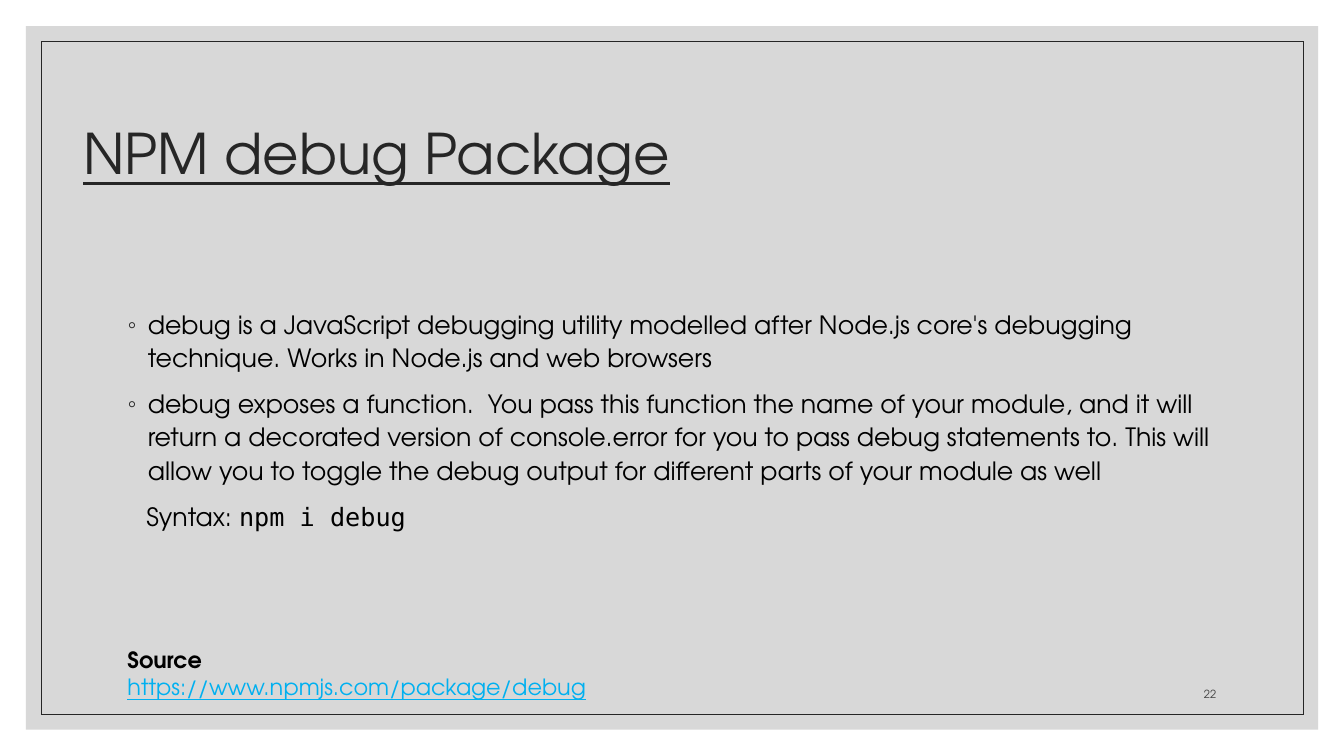
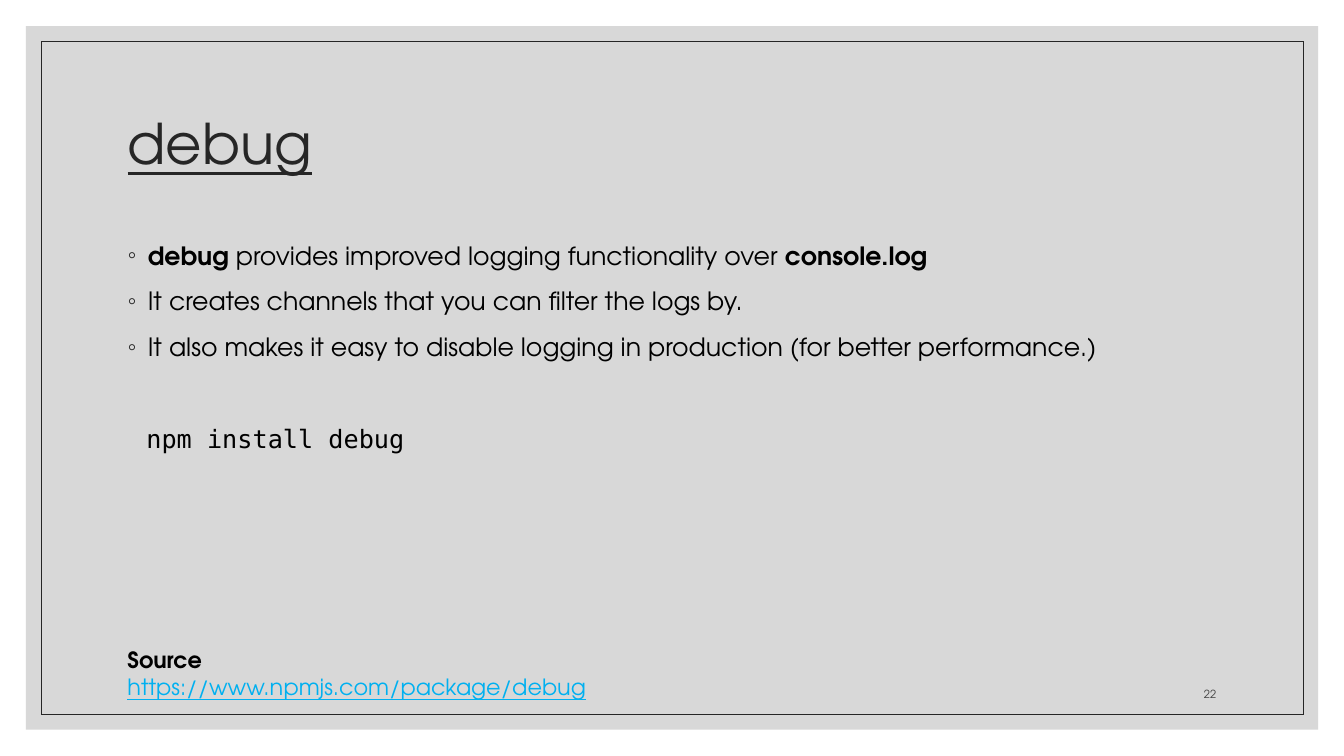
Before and after one commit to zackstotts/base-node-curriculum, a slide deck: slide 22 of unit_01/slides/Unit01-PartII.pptx. Drawn at 1344x756 pixels with LibreOffice and Linux fonts; fonts in the diff are those of the drawing. Boxes give left, top, right and bottom in pixels: in the first picture for what was removed or moved away, otherwise in the second. Text is boxed around its words. In the diff, an @@ line names an element or a change of style, - is before the commit and + after.

```diff
--- a/unit_01/slides/Unit01-PartII.pptx
+++ b/unit_01/slides/Unit01-PartII.pptx
@@ title at box(128, 122, 313, 176): text changed @@
-NPM debug Package
+debug
@@ text at box(146, 246, 1096, 454): text changed @@
-◦ debug is a JavaScript debugging utility modelled after Node.js core's debugging technique. Works in Node.js and web browsers
-◦ debug exposes a function. You pass this function the name of your module, and it will return a decorated version of console.error for you to pass debug statements to. This will allow you to toggle the debug output for different parts of your module as well
-Syntax: npm i debug
+◦ debug provides improved logging functionality over console.log
+◦ It creates channels that you can filter the logs by.
+◦ It also makes it easy to disable logging in production (for better performance.)
+npm install debug
```
Also in this commit, not shown: 17 other slides changed, 6 slides added, 10 slides removed, 1 other file.
